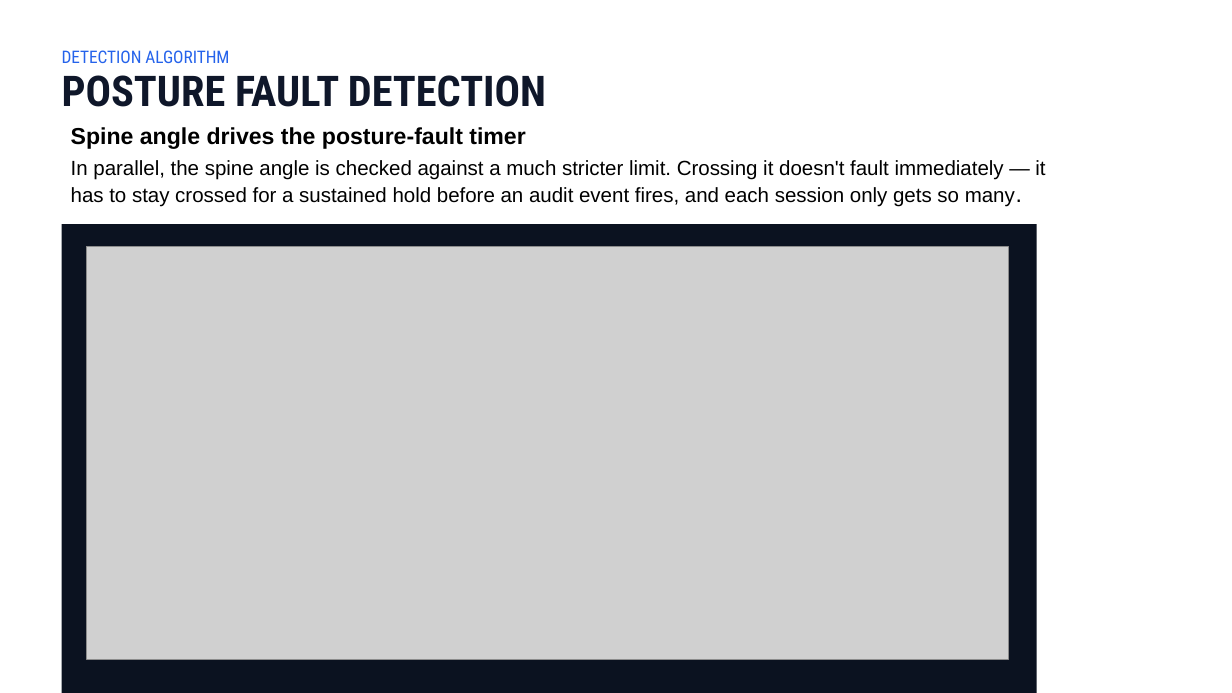
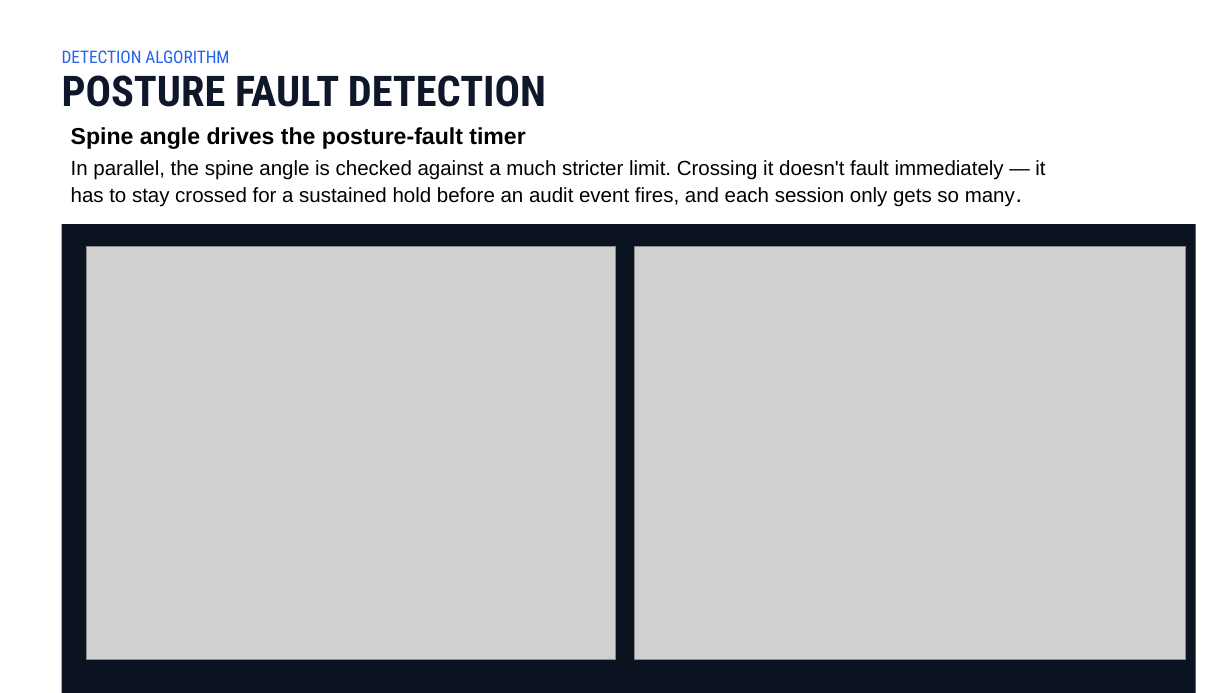
Before and after one commit to dev-ops-hub/AI-Posture-Rep-Assistant, a slide deck: slide 8 of docs/AI Posture Rep Assistant.pptx. Drawn at 1232x693 pixels with LibreOffice and Linux fonts; fonts in the diff are those of the drawing; grey boxes stand for pictures; background and template pictures are left out. Boxes give left, top, right and bottom in pixels: in the first picture for what was removed or moved away, otherwise in the second. Text is boxed around its words. In the diff, an @@ line names an element or a change of style, - is before the commit and + after.

Commit message:
update ppt

```diff
--- a/docs/AI Posture Rep Assistant.pptx
+++ b/docs/AI Posture Rep Assistant.pptx
@@ rectangle: place and size @@
-rectangle at (62, 225, 1037, 693)
+rectangle at (62, 225, 1196, 693)
@@ picture: place and size @@
-picture at (86, 246, 1008, 659)
+picture at (86, 246, 616, 659)
@@ picture added at (635, 246, 1186, 659) @@
```
Also in this commit, not shown: 1 other file.
